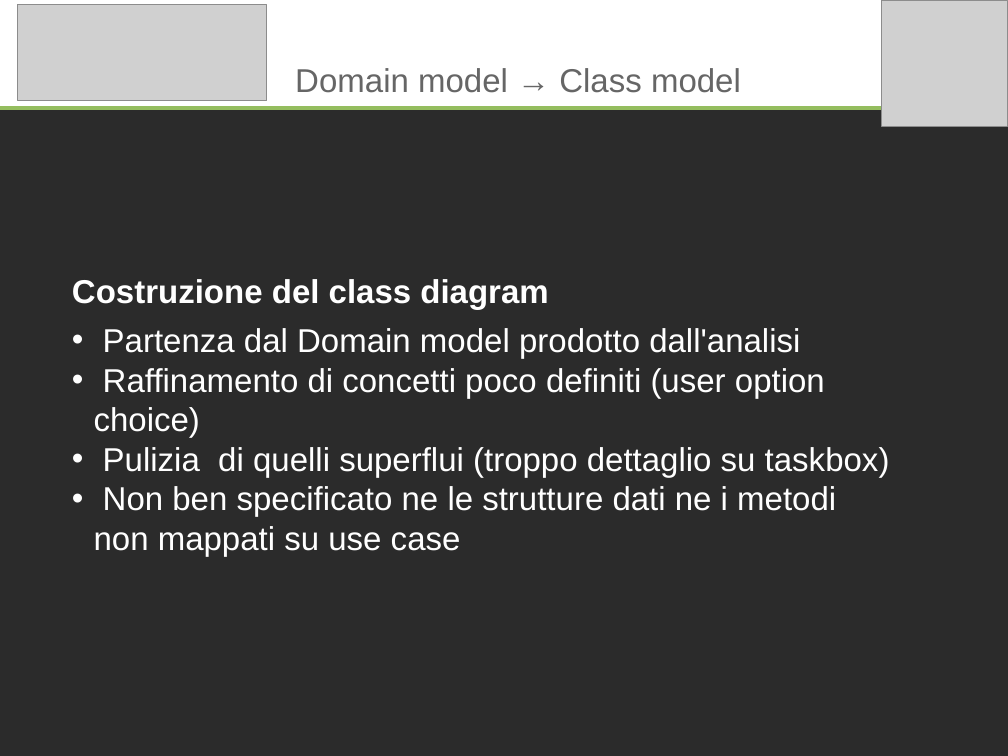
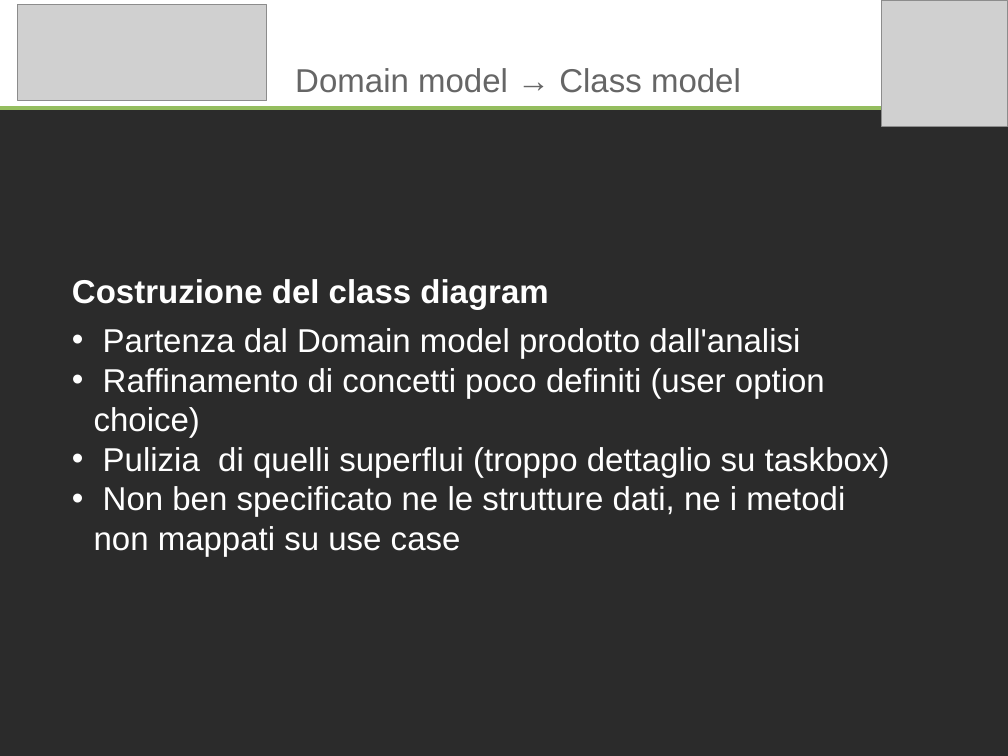
Before and after one commit to marcotinacci/PMango-Diagrams, a slide deck: slide 3 of documentazione_progetto/exams/nocentini/nocentini_presentation.odp. Drawn at 1008x756 pixels with LibreOffice and Linux fonts; fonts in the diff are those of the drawing; grey boxes stand for pictures; background and template pictures are left out; a plain dark background stands for a picture behind light text. Boxes give left, top, right and bottom in pixels: in the first picture for what was removed or moved away, otherwise in the second. Text is boxed around its words. In the diff, an @@ line names an element or a change of style, - is before the commit and + after.

```diff
--- a/documentazione_progetto/exams/nocentini/nocentini_presentation.odp
+++ b/documentazione_progetto/exams/nocentini/nocentini_presentation.odp
@@ text at (94,486,845,557): text changed @@
-• Non ben specificato ne le strutture dati ne i metodi non mappati su use case
+• Non ben specificato ne le strutture dati, ne i metodi non mappati su use case
```
Also in this commit, not shown: 2 other slides changed, 3 slides added, 3 slides removed, 1 other file.
